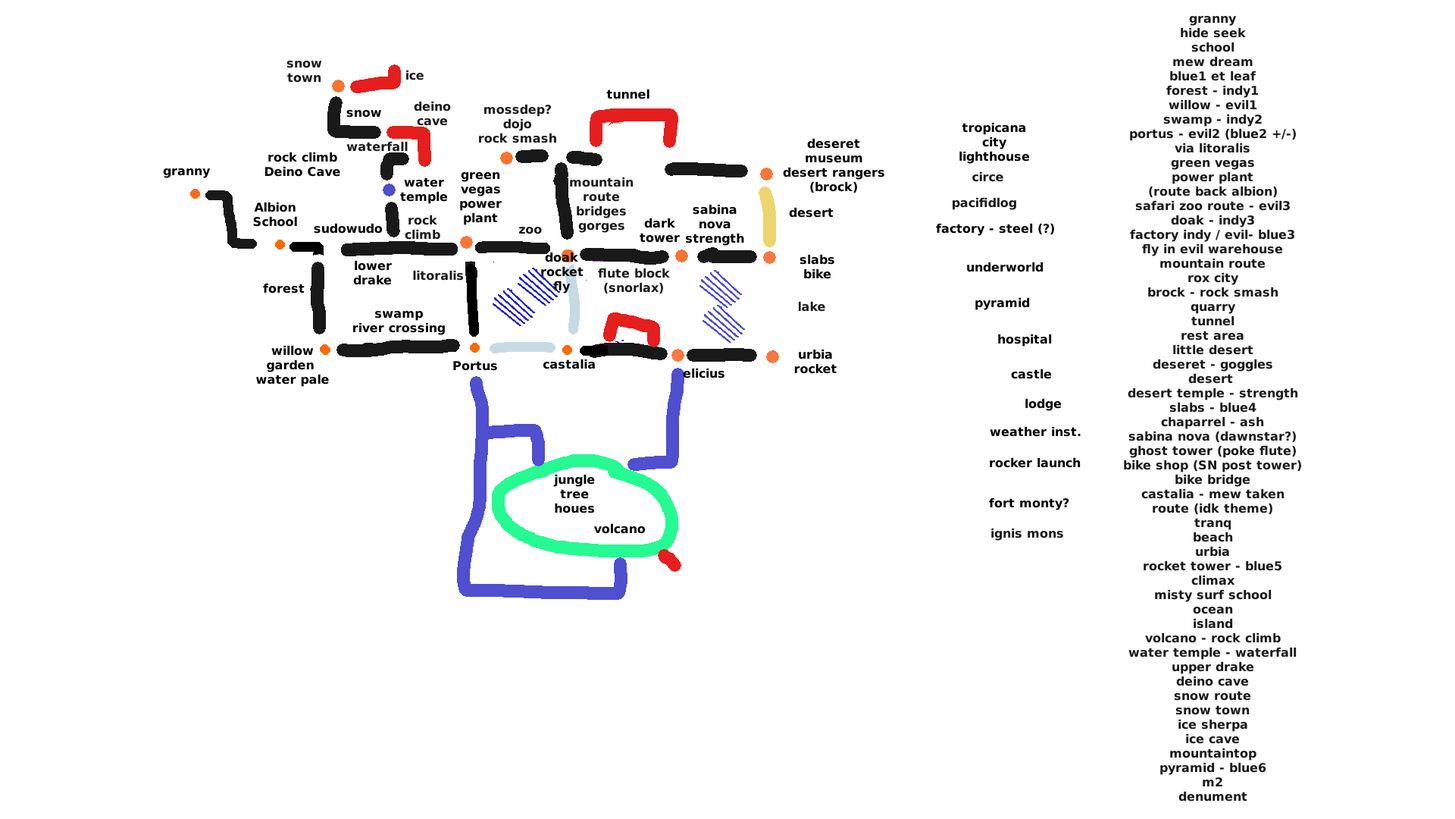
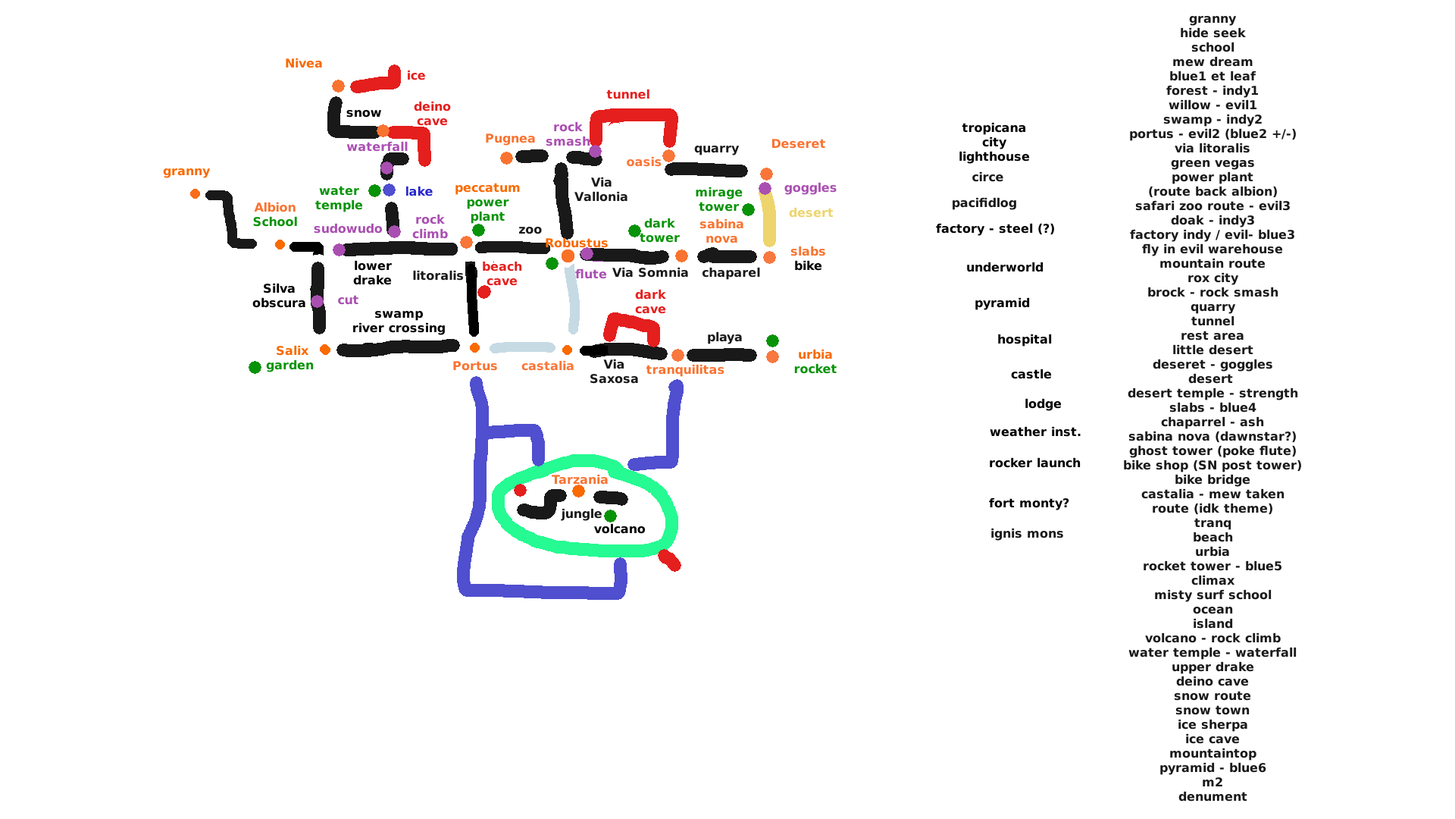
Layers edited between the first and the second 1455 × 819 image:
added layer "Via ... #1" above "castalia" over [590, 358, 639, 384]
removed layer "rock climb ..." over [265, 151, 341, 177]
renamed "forest" to "Silva ...", painted on it over [252, 282, 306, 308]
painted on "Albion ..." over [253, 201, 298, 227]
renamed "willow ..." to "Salix ...", painted on it over [256, 344, 329, 387]
painted on "sabina ..." over [685, 203, 745, 246]
renamed "doak ..." to "Robustus", painted on it over [541, 237, 608, 294]
renamed "deseret ..." to "Deseret", painted on it over [771, 137, 885, 194]
renamed "mossdep? ..." to "Pugnea ...", painted on it over [479, 103, 557, 146]
renamed "green vegas ..." to "peccatum ...", painted on it over [455, 172, 520, 226]
painted on "slabs ..." over [790, 245, 835, 279]
painted on "urbia ..." over [794, 348, 837, 374]
renamed "elicius" to "tranquilitas", painted on it over [645, 363, 725, 379]
renamed "jungle ..." to "Tarzania", painted on it over [551, 473, 608, 514]
painted on "rock ..." over [404, 213, 448, 240]
painted on "water ..." over [315, 177, 448, 213]
painted on "dark tower" over [639, 217, 680, 243]
painted on "lake" over [406, 185, 826, 312]
renamed "mountain ..." to "Via ...", painted on it over [570, 176, 634, 233]
renamed "flute block ..." to "Via Somnia ...", painted on it over [598, 266, 689, 295]
added layer "beach ..." above "rock ... #1" over [482, 260, 523, 286]
added layer "rock ... #1" above "cut" over [545, 121, 591, 147]
added layer "mirage ..." above "oasis" over [695, 186, 743, 212]
painted on "Background" over [248, 124, 780, 523]
…and 19 more changes (9 added, 10 painted, 1 renamed)
